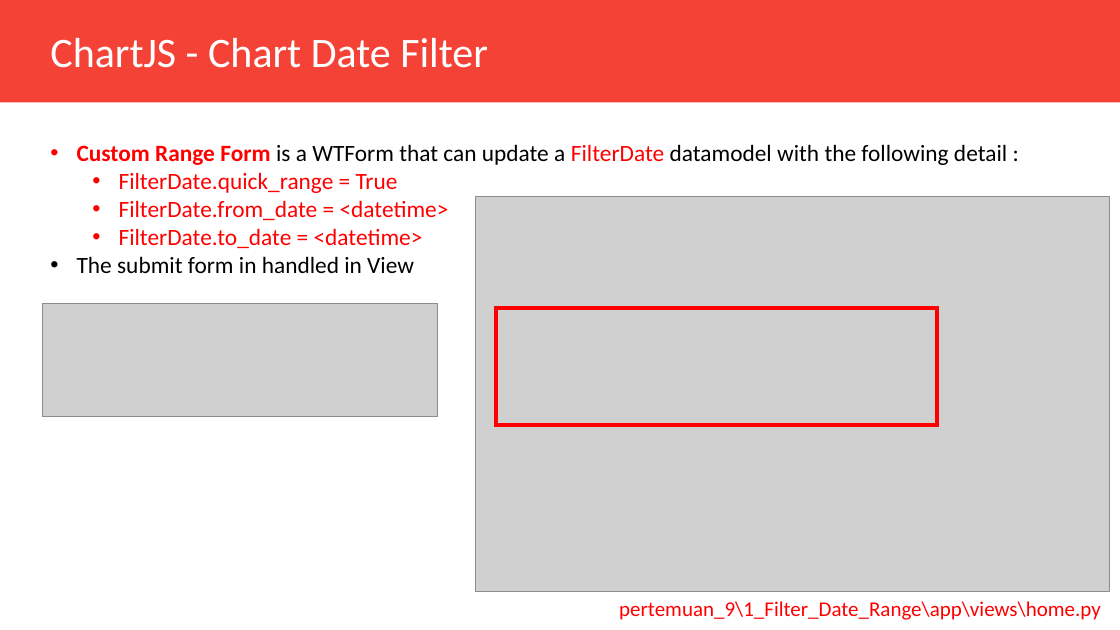
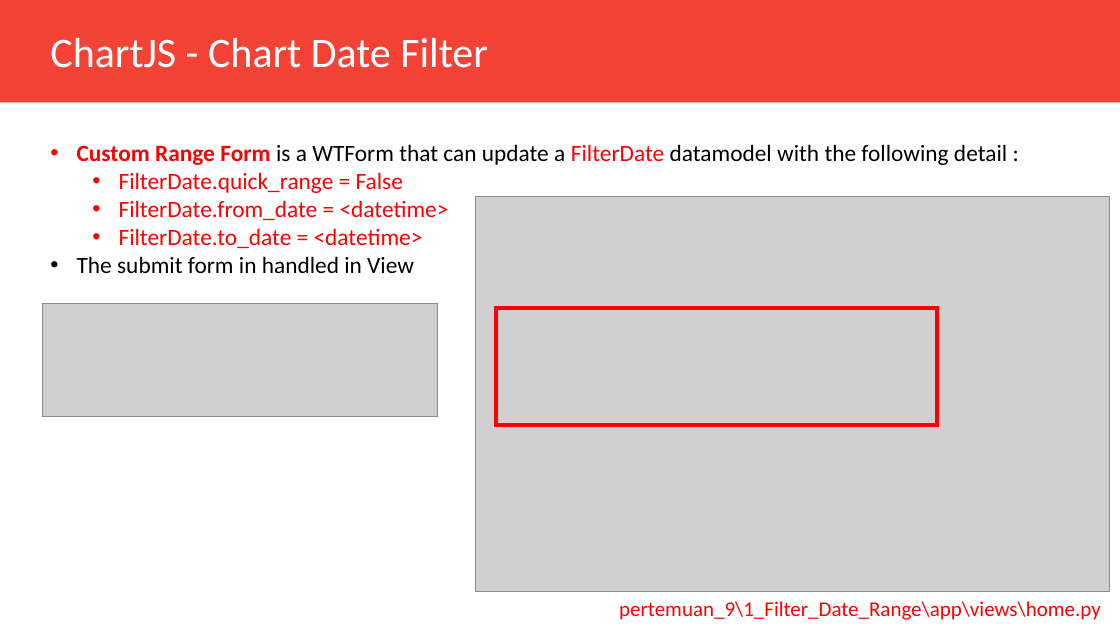
Before and after one commit to Muhammad-Yunus/Flask-Web-Development, a slide deck: slide 13 of pertemuan_9/Pertemuan_9.pptx. Drawn at 1120x630 pixels with LibreOffice and Linux fonts; fonts in the diff are those of the drawing; grey boxes stand for pictures. Boxes give left, top, right and bottom in pixels: in the first picture for what was removed or moved away, otherwise in the second. Text is boxed around its words. In the diff, an @@ line names an element or a change of style, - is before the commit and + after.

```diff
--- a/pertemuan_9/Pertemuan_9.pptx
+++ b/pertemuan_9/Pertemuan_9.pptx
@@ text at (119,172,403,193): text changed @@
-  • FilterDate.quick_range = True
+  • FilterDate.quick_range = False
```
Also in this commit, not shown: 6 other slides changed.
